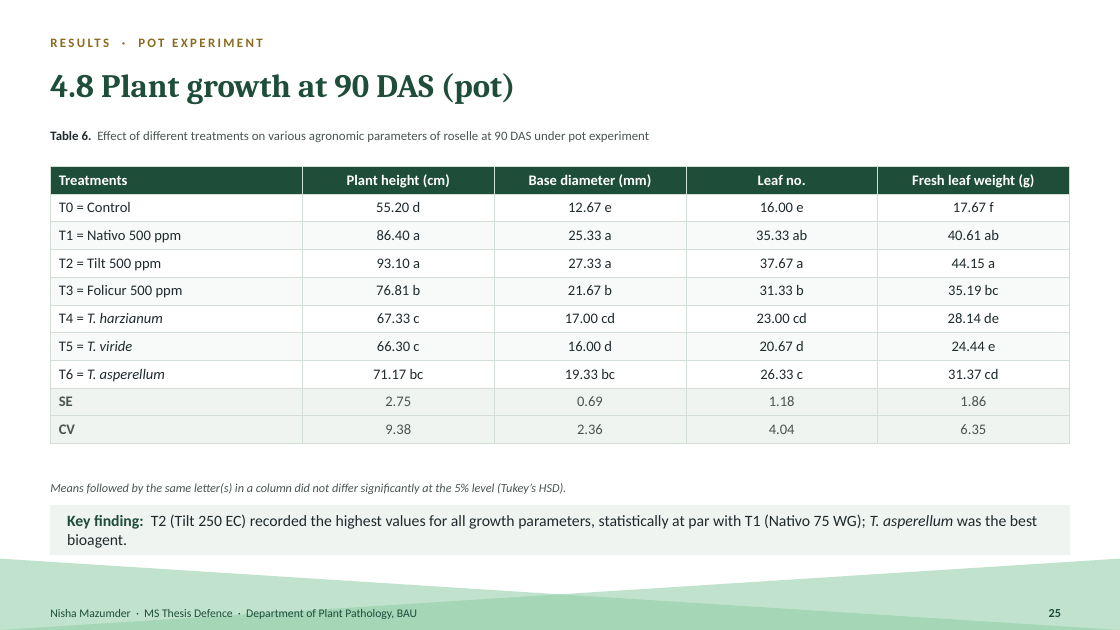
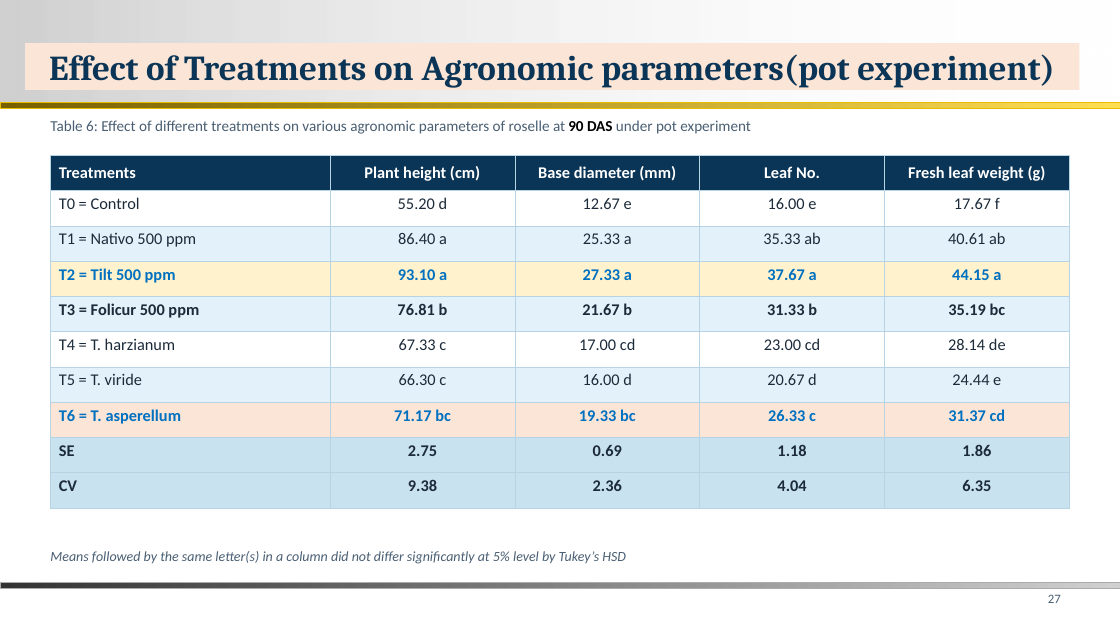
Before and after one commit to bipro-b/nm-documenents, a slide deck: slide 27 of docs/Nisha_MS_Thesis_Defence.pptx (slide 25 before the commit). Drawn at 1120x630 pixels with LibreOffice and Linux fonts; fonts in the diff are those of the drawing; background and template pictures are left out. Boxes give left, top, right and bottom in pixels: in the first picture for what was removed or moved away, otherwise in the second. Text is boxed around its words. In the diff, an @@ line names an element or a change of style, - is before the commit and + after.

```diff
--- a/docs/Nisha_MS_Thesis_Defence.pptx
+++ b/docs/Nisha_MS_Thesis_Defence.pptx
@@ rectangle added at (0,0,1120,103), fill gradient #D0D0D0 to #FFFFFF @@
@@ title added at (25,43,1080,90), fill #FBE5D6, 30 pt, text #0B3557, bold @@
+Effect of Treatments on Agronomic parameters(pot experiment)
@@ text removed at (138,38,263,47) @@
-RESULTS · POT EXPERIMENT
@@ text removed at (50,73,516,104) @@
-4.8 Plant growth at 90 DAS (pot)
@@ rectangle added at (0,103,1120,108), fill gradient #766000 to #FFDE53, outline #E8BC00 0.26 pt @@
@@ text at (50,120,751,134): text changed; size 11 to 13 pt; text colour #4A5550 to #4A5F73 @@
-Table 6. Effect of different treatments on various agronomic parameters of roselle at 90 DAS under pot experiment
+Table 6: Effect of different treatments on various agronomic parameters of roselle at 90 DAS under pot experiment
@@ table at (50,155,1070,508) @@
-row 1, column 4: Leaf no.
+row 1, column 4: Leaf No.
@@ fill #1E4D3A to #0B3557 in row 1 @@
@@ fill #F7FAF8 to #E3F2FA in 15 cells @@
@@ fill #FFFFFF to #FFF2CC in row 4 @@
@@ fill #FFFFFF to #FBE5D6 in row 8 @@
@@ fill #EFF4F1 to #C9E2F0 in 10 cells @@
@@ size 12.5 to 14 pt @@
@@ text colour #1F2A2E to #1C2B3A in "T0 = Control", "55.20 d", "12.67 e", "16.00 e" and 21 more places @@
@@ text colour #1F2A2E to #0070C0 in "T2 = Tilt 500 ppm", "93.10 a", "27.33 a", "37.67 a" and 6 more places @@
@@ bold on in "T2 = Tilt 500 ppm", "93.10 a", "27.33 a", "37.67 a" and 19 more places @@
@@ italic off in "T. harzianum", "T. viride", "T. asperellum" @@
@@ text colour #4A5550 to #1C2B3A in "SE", "2.75", "0.69", "1.18" and 6 more places @@
@@ borders changed @@
@@ table: place and size @@
-table at (50,166,1069,438)
+table at (50,155,1070,508)
@@ rectangle removed at (50,506,1070,555) @@
@@ text removed at (67,514,1037,548) @@
-Key finding: T2 (Tilt 250 EC) recorded the highest values for all growth parameters, statistically at par with T1 (Nativo 75 WG); T. asperellum was the best bioagent.
@@ right triangle removed at (0,559,1120,630) @@
@@ right triangle removed at (0,559,1120,630) @@
@@ text at (50,551,626,564): text changed; size 10.5 to 12 pt; text colour #4A5550 to #4A5F73 @@
-Means followed by the same letter(s) in a column did not differ significantly at the 5% level (Tukey’s HSD).
+Means followed by the same letter(s) in a column did not differ significantly at 5% level by Tukey’s HSD
@@ text "Means followed by the same ..." at (50,551,626,564): vertical alignment middle to top @@
@@ rectangle added at (0,582,1120,588), fill gradient #333333 to #D0D0D0, outline #ABABAB 0.26 pt @@
@@ page number added at (1048,594,1061,603), 11 pt, text #4A5F73 @@
+27
@@ text removed at (50,609,417,619) @@
-Nisha Mazumder · MS Thesis Defence · Department of Plant Pathology, BAU
@@ page number removed at (1049,609,1061,617) @@
-25
```
Also in this commit, not shown: 30 other slides changed, 6 slides added, 7 slides removed, 1 other file.
